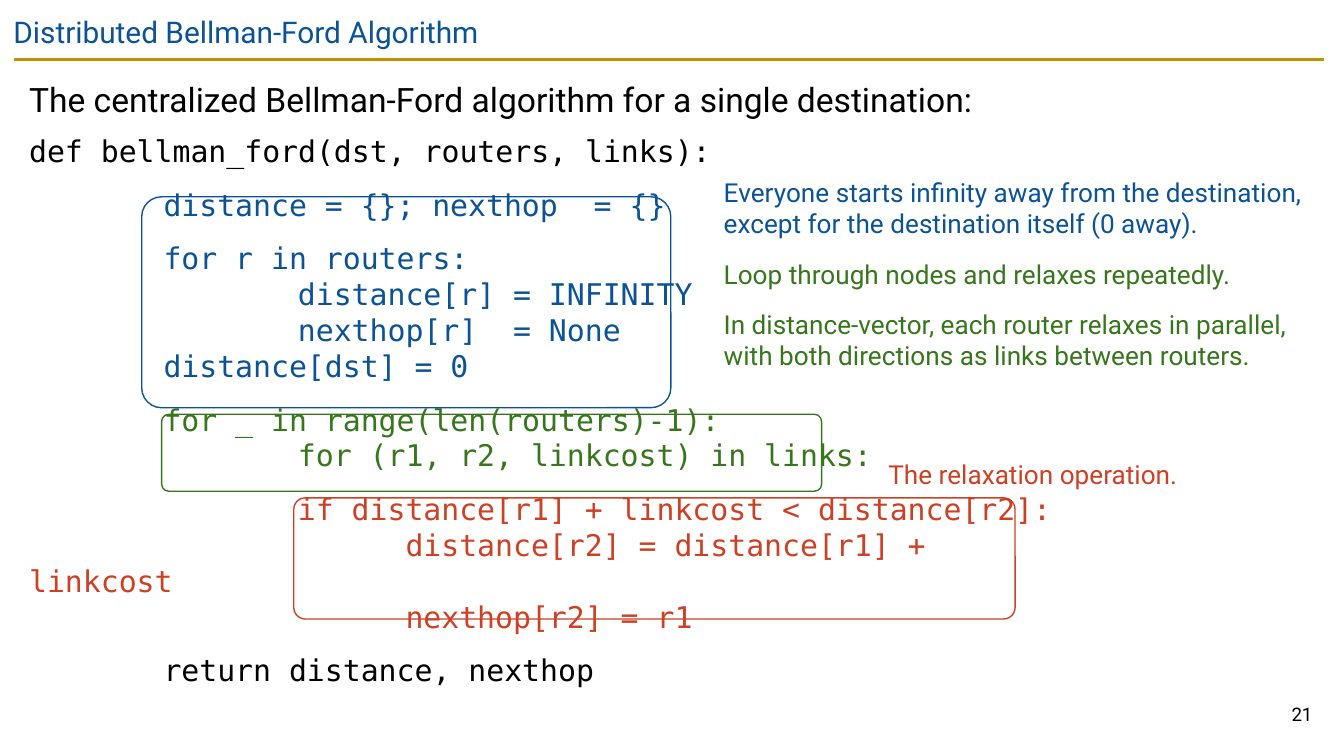
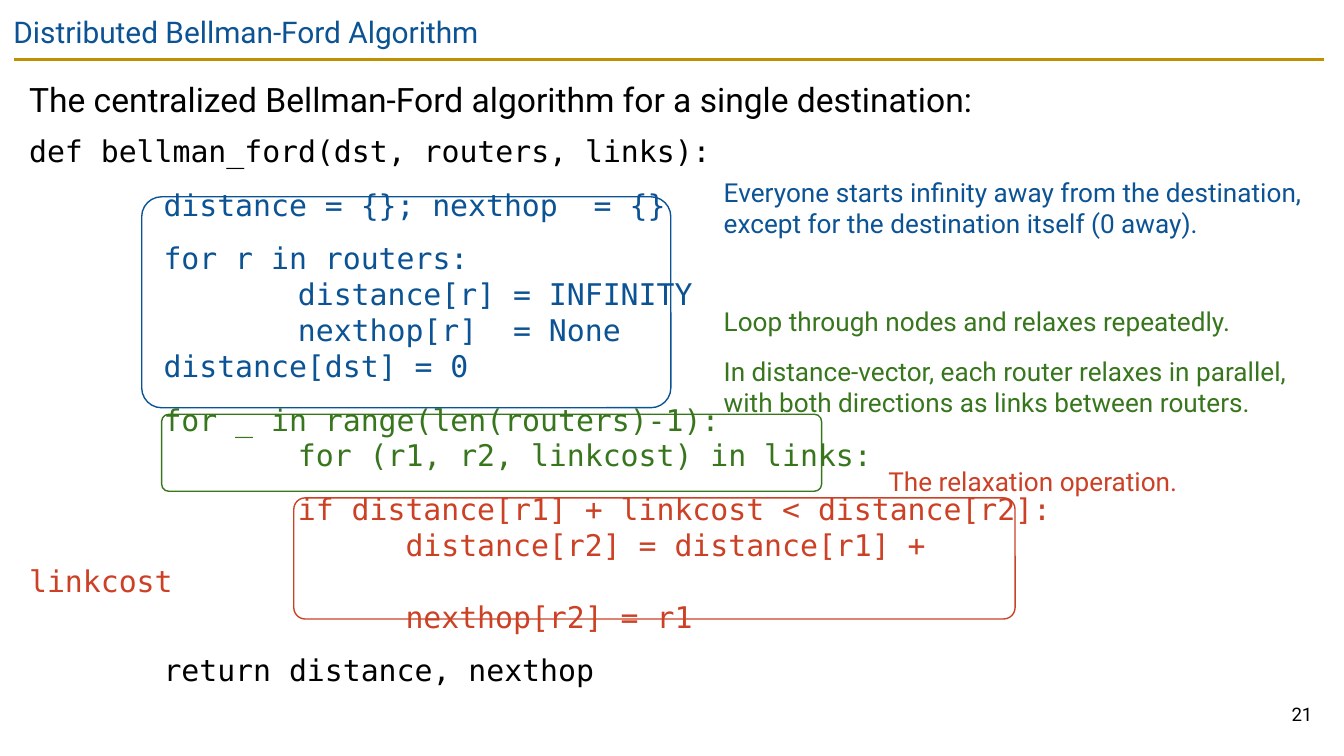
Before and after one commit to guhofstra/CSC175Sp26, a slide deck: slide 21 of PPTs/Lecture 5.2 - Distance-Vector.pptx. Drawn at 1344x756 pixels with LibreOffice and Linux fonts; fonts in the diff are those of the drawing. Boxes give left, top, right and bottom in pixels: in the first picture for what was removed or moved away, otherwise in the second. Text is boxed around its words. In the diff, an @@ line names an element or a change of style, - is before the commit and + after.

```diff
--- a/PPTs/Lecture 5.2 - Distance-Vector.pptx
+++ b/PPTs/Lecture 5.2 - Distance-Vector.pptx
@@ text "Loop through nodes and relaxes ..." rewrapped from [724,264,1286,366] to [724,311,1286,418] @@
@@ text "The relaxation operation.": place and size @@
-text "The relaxation operation." at [888,464,1177,490]
+text "The relaxation operation." at [888,471,1177,497]
```
Also in this commit, not shown: 5 other slides changed, 1 slide added, 3 other files.
